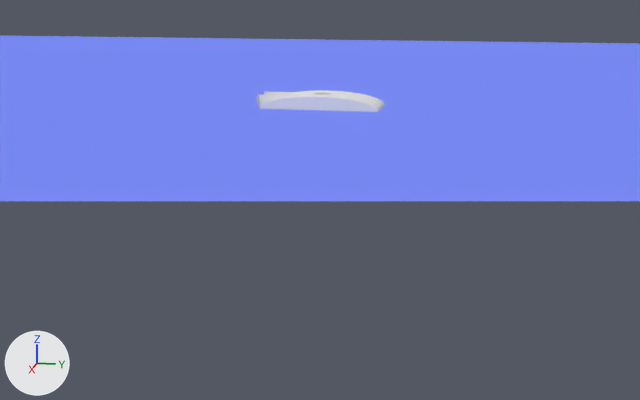
Renders of the Blender file ship.blend from each side of a commit.
Rendered twice from a 50 mm camera at (66.2, 12.7, 9.2) aimed at (0.7, -0.3, -7.1). Lighting does not change. The marker at lower left points along +X, +Y and +Z. Everything nearer to the camera than a plane just in front of the edit is cut away.

The scene before the commit, as lines of its bpy script (objects in view):
```python
me_circle = bpy.data.meshes.new('Circle')
me_circle.from_pydata(...)  # 194 vertices, 210 faces; spans x -2.0..2.0, y -4.52..4.7, z -0.9..1.1
me_circle.materials.append(mat_material_001)  # white #e7e7e7
me_plane_006 = bpy.data.meshes.new('Plane.006')
me_plane_006.from_pydata([(1.0, -1.0, 0.0), (-1.0, -1.0, 0.0), (1.0, 1.0, 0.0), (-1.0, 1.0, 0.0)], [], [(1, 0, 2, 3)])
me_plane_006.materials.append(mat_water_surface)  # blue #8091ff
ob_ship = bpy.data.objects.new('Ship', me_circle)
ob_ship.location = (-0.02, -0.49, -0.1)
ob_water_surface = bpy.data.objects.new('Water_surface', me_plane_006)
ob_water_surface.location = (0.0, 0.0, 0.0)
ob_water_surface.scale = (80.0, 80.0, 1.0)
ob_water_surface.material_slots[0].link = 'OBJECT'; ob_water_surface.material_slots[0].material = mat_water_surface  # blue #8091ff
```
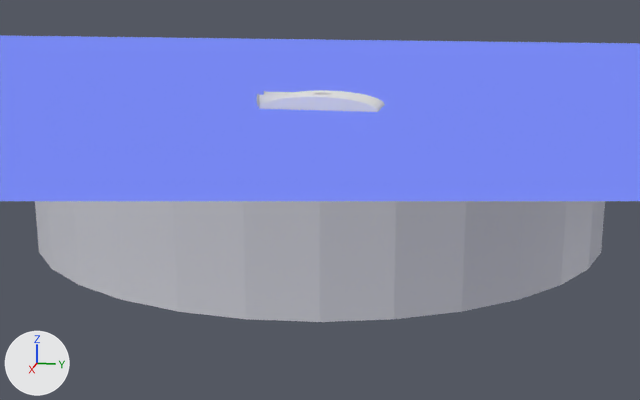
Commit message: some obstacle

Changed parts and their boxes (x1, y1, x2, y2) in the pictures (640 x 400 px):
'Circle', added: after (35, 201, 605, 322)

The change, as a diff of the scene's bpy script:
```diff
--- a/ship.blend.py
+++ b/ship.blend.py
@@ me_circle_002 @@
+me_circle_002.from_pydata(...)  # 128 vertices, 128 faces; spans x -1.1..1.1, y -1.1..1.1, z -0.47..0.0
@@ ob_circle @@
+ob_circle = bpy.data.objects.new('Circle', me_circle_002)
+ob_circle.location = (-0.02, -0.49, -0.1)
+ob_circle.scale = (19.3, 19.3, 19.3)
```
